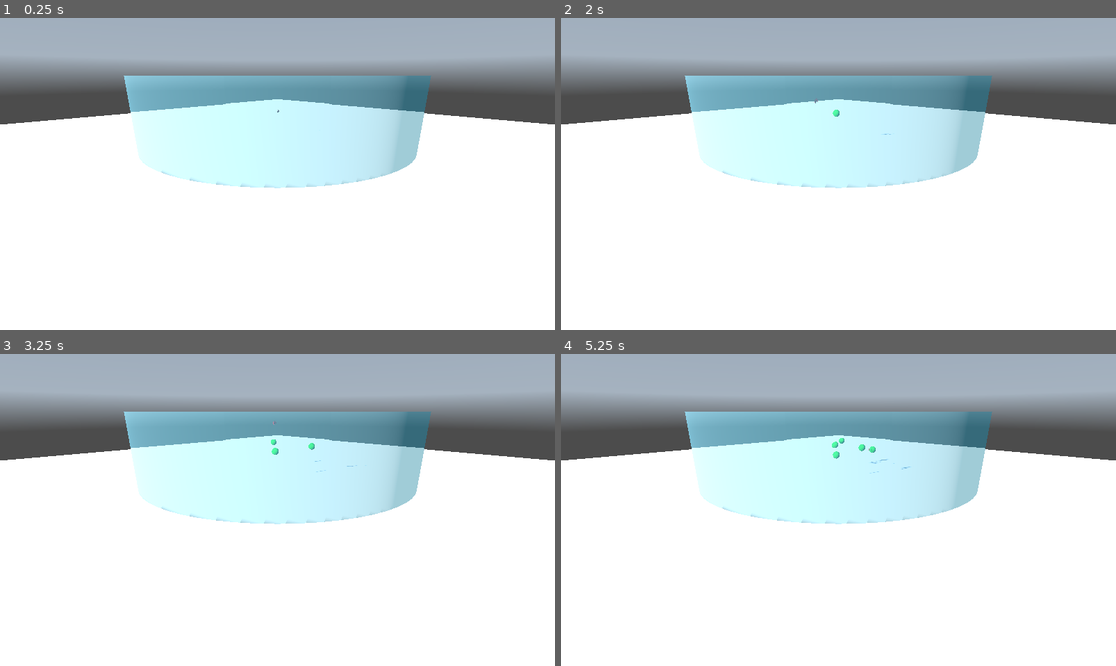
Above: before the commit, frames 1-4 (two rows, left to right).
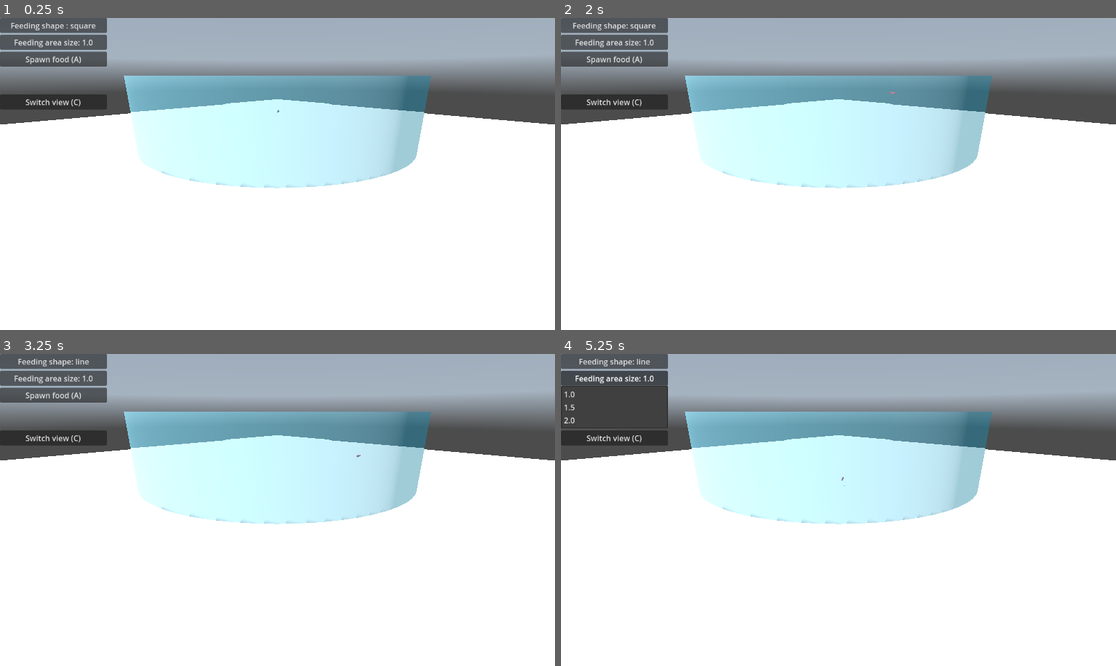
Above: after the commit, the same moments.

Repository: elegaanz/collective-behavior
Game: Godot game, scene res://Main.tscn
Two runs of this game, one before a commit and one after it. Both use one fixed random seed, a clock stepped at 60 frames per second and the inputs below. A sky picture missing from this copy of the repository is replaced by a grey-blue gradient.
Inputs (mouse positions are in pixels of both pictures, inside the frame that each line leads up to):
- Up to frame 1 (0.25 s): no input
- Up to frame 2 (2 s): click (616, 24) at 0.5 s, where only the run after the commit has a clickable "Feeding shape : square"; click (616, 42) at 1.25 s, where only the run after the commit has a clickable "Feeding area size: 1.0"
- Up to frame 3 (3.25 s): click (55, 360) at 2 s, where only the run after the commit has a clickable "Feeding shape: square"; click (55, 394) at 2.75 s, where only the run after the commit has a clickable "Spawn food (A)"
- Up to frame 4 (5.25 s): click (616, 360) at 3.5 s, where only the run after the commit has a clickable "Feeding shape: line"; click (616, 360) at 4.25 s, where only the run after the commit has a clickable "Feeding shape: line"; click (616, 378) at 5 s, where only the run after the commit has a clickable "Feeding area size: 1.0"

The runs differ from the first frame. In frame 1, 3.6% of the frame differs, in the area x 0-20%, y 0-30%; in frame 2, 3.6%; in frame 3, 3.7%; in frame 4, 5.4%, in the area x 0-64%, y 0-43%.

Commit message:
Add some UI

Diff:
--- a/Main.gd
+++ b/Main.gd
@@ -9,8 +9,11 @@
 
 # Called when the node enters the scene tree for the first time.
 func _ready():
-	pass # Replace with function body.
+	var popup: PopupMenu = get_node("HFlowContainer/ShapeMenu").get_popup()
+	popup.connect("id_pressed", _on_shape_menu)
 
+	popup = get_node("HFlowContainer/SizeMenu").get_popup()
+	popup.connect("id_pressed", _on_size_menu)
 
 # Called every frame. 'delta' is the elapsed time since the previous frame.
 func _process(_delta):
@@ -18,8 +21,8 @@
 
 const TANK_RADIUS = 2
 
-const FOOD_SPAWN_AREA_SIZE = 1.0  #size of food distribution square
-const FEEDING_SHAPE = 0
+var feed_area_size = 1.0  #size of food distribution square
+var feeding_shape = 0
 # 0 for square
 # 1 for line
 # 2 for cross
@@ -31,7 +34,7 @@
 func _input(event):
 	if event.is_action_released("spawn_food"):
 		spawn_food()
-	if event.is_action("spawn_fish"):
+	if event.is_action_released("spawn_fish"):
 		var fish = fish_scene.instantiate()
 		var rangle = randf_range(-PI, PI)
 		fish.position = Vector3(
@@ -48,7 +51,7 @@
 			top_cam.current = true
 		else:
 			cam.current = true
-	if event.is_action_pressed("save_fish"):
+	if event.is_action_released("save_fish"):
 		var school = get_tree().get_nodes_in_group("School")
 		var last_assigned_id = 0
 		for fish in school:
@@ -64,19 +67,19 @@
 
 func spawn_food():
 
-	match FEEDING_SHAPE :
+	match feeding_shape :
 	# for a squared distribution
 		0:
 			var foodCount = int(totalFishMass * FOOD_MASS_PERCENTAGE / 0.065)
 			if foodCount == 0:
 				var food = food_scene.instantiate()
-				food.position = Vector3(randf_range(-FOOD_SPAWN_AREA_SIZE / 2, FOOD_SPAWN_AREA_SIZE / 2), 0.5, randf_range(-FOOD_SPAWN_AREA_SIZE / 2, FOOD_SPAWN_AREA_SIZE / 2))
+				food.position = Vector3(randf_range(-feed_area_size / 2, feed_area_size / 2), 0.5, randf_range(-feed_area_size / 2, feed_area_size / 2))
 				add_child(food)
 				totalFishMass += food.weight
 			else :
 				for _i in range(floor(foodCount)):
 					var food = food_scene.instantiate()
-					food.position = Vector3(randf_range(-FOOD_SPAWN_AREA_SIZE / 2, FOOD_SPAWN_AREA_SIZE / 2), 0.5, randf_range(-FOOD_SPAWN_AREA_SIZE / 2, FOOD_SPAWN_AREA_SIZE / 2))
+					food.position = Vector3(randf_range(-feed_area_size / 2, feed_area_size / 2), 0.5, randf_range(-feed_area_size / 2, feed_area_size / 2))
 					add_child(food)
 					totalFishMass += food.weight
 
@@ -85,13 +88,13 @@
 			var foodCount = int(totalFishMass * FOOD_MASS_PERCENTAGE / 0.065)
 			if foodCount == 0:
 				var food = food_scene.instantiate()
-				food.position = Vector3(randf_range(-FOOD_SPAWN_AREA_SIZE / 2, FOOD_SPAWN_AREA_SIZE / 2), 0.5, 0.0)
+				food.position = Vector3(randf_range(-feed_area_size / 2, feed_area_size / 2), 0.5, 0.0)
 				add_child(food)
 				totalFishMass += food.weight
 			else :
 				for _i in range(floor(foodCount)):
 					var food = food_scene.instantiate()
-					food.position = Vector3(randf_range(-FOOD_SPAWN_AREA_SIZE / 2, FOOD_SPAWN_AREA_SIZE / 2), 0.5, 0.0)
+					food.position = Vector3(randf_range(-feed_area_size / 2, feed_area_size / 2), 0.5, 0.0)
 					add_child(food)
 					totalFishMass += food.weight
 
@@ -99,11 +102,11 @@
 		2:
 			var foodCount = int(totalFishMass * FOOD_MASS_PERCENTAGE / 0.065)
 			#generate two lines
-			var start_horizontal = Vector3(-FOOD_SPAWN_AREA_SIZE / 2, 0.5, 0.0)
-			var end_horizontal = Vector3(FOOD_SPAWN_AREA_SIZE / 2, 0.5, 0.0)
+			var start_horizontal = Vector3(-feed_area_size / 2, 0.5, 0.0)
+			var end_horizontal = Vector3(feed_area_size / 2, 0.5, 0.0)
 
-			var start_vertical = Vector3(0.0, 0.5, -FOOD_SPAWN_AREA_SIZE / 2)
-			var end_vertical = Vector3(0.0, 0.5, FOOD_SPAWN_AREA_SIZE / 2)
+			var start_vertical = Vector3(0.0, 0.5, -feed_area_size / 2)
+			var end_vertical = Vector3(0.0, 0.5, feed_area_size / 2)
 
 			if foodCount == 0:
 				var food = food_scene.instantiate()
@@ -125,20 +128,18 @@
 
 	# around the tank
 		3:
-			var OUTER_RADIUS = 2.0
-
 			var foodCount = int(totalFishMass * FOOD_MASS_PERCENTAGE / 0.065)
 			if foodCount == 0:
 				var food = food_scene.instantiate()
 				var angle = randf_range(0, 2 * PI)
-				food.position = Vector3(OUTER_RADIUS * cos(angle), 0.5, OUTER_RADIUS * sin(angle))
+				food.position = Vector3(feed_area_size * cos(angle), 0.5, feed_area_size * sin(angle))
 				add_child(food)
 				totalFishMass += food.weight
 			else :
 				for _i in range(floor(foodCount)):
 					var food = food_scene.instantiate()
 					var angle = randf_range(0, 2 * PI)
-					food.position = Vector3(OUTER_RADIUS * cos(angle), 0.5, OUTER_RADIUS * sin(angle))
+					food.position = Vector3(feed_area_size * cos(angle), 0.5, feed_area_size * sin(angle))
 					add_child(food)
 					totalFishMass += food.weight
 
@@ -156,3 +157,27 @@
 		file.store_line(line)
 	file.close()
 	print("Fish data saved successfully.")
+
+func _on_shape_menu(id):
+	name = "square"
+	if id == 1:
+		name = "line"
+	elif id == 2:
+		name = "cross"
+	elif id == 3:
+		name = "circle"
+
+	get_node("HFlowContainer/ShapeMenu").text = "Feeding shape: " + name
+	feeding_shape = id
+
+func _on_size_menu(id):
+	feed_area_size = 1.0 + (0.5 * id)
+	get_node("HFlowContainer/SizeMenu").text = "Feeding area size: " + str(feed_area_size)
+
+func _on_spawn_button_pressed():
+	spawn_food()
+
+func _on_camera_button_pressed():
+	var evt = InputEventAction.new()
+	evt.action = "switch_camera"
+	Input.parse_input_event(evt)
--- a/Main.tscn
+++ b/Main.tscn
@@ -69,3 +69,50 @@
 
 [node name="Fish" parent="." instance=ExtResource("2_7ul0k")]
 transform = Transform3D(1, 0, 0, 0, 1, 0, 0, 0, 1, 0, 0.5, 0)
+
+[node name="HFlowContainer" type="VBoxContainer" parent="."]
+offset_right = 222.0
+offset_bottom = 452.0
+
+[node name="ShapeMenu" type="MenuButton" parent="HFlowContainer"]
+layout_mode = 2
+text = "Feeding shape : square"
+flat = false
+item_count = 4
+popup/item_0/text = "Square"
+popup/item_0/id = 0
+popup/item_1/text = "Line"
+popup/item_1/id = 1
+popup/item_2/text = "Cross"
+popup/item_2/id = 2
+popup/item_3/text = "Circle"
+popup/item_3/id = 3
+
+[node name="SizeMenu" type="MenuButton" parent="HFlowContainer"]
+layout_mode = 2
+text = "Feeding area size: 1.0"
+flat = false
+item_count = 3
+popup/item_0/text = "1.0"
+popup/item_0/id = 0
+popup/item_1/text = "1.5"
+popup/item_1/id = 1
+popup/item_2/text = "2.0"
+popup/item_2/id = 2
+
+[node name="SpawnButton" type="Button" parent="HFlowContainer"]
+layout_mode = 2
+text = "Spawn food (A)"
+
+[node name="ReferenceRect" type="ReferenceRect" parent="HFlowContainer"]
+custom_minimum_size = Vector2(0, 50)
+layout_mode = 2
+border_width = 0.0
+editor_only = false
+
+[node name="CameraButton" type="Button" parent="HFlowContainer"]
+layout_mode = 2
+text = "Switch view (C)"
+
+[connection signal="pressed" from="HFlowContainer/SpawnButton" to="." method="_on_spawn_button_pressed"]
+[connection signal="pressed" from="HFlowContainer/CameraButton" to="." method="_on_camera_button_pressed"]
--- a/project.godot
+++ b/project.godot
@@ -12,7 +12,7 @@
 
 config/name="collective-behavior"
 run/main_scene="res://Main.tscn"
-config/features=PackedStringArray("4.1", "Forward Plus")
+config/features=PackedStringArray("4.2", "Forward Plus")
 config/icon="res://icon.svg"
 
 [editor]
@@ -33,7 +33,6 @@
 spawn_food={
 "deadzone": 0.5,
 "events": [Object(InputEventKey,"resource_local_to_scene":false,"resource_name":"","device":0,"window_id":0,"alt_pressed":false,"shift_pressed":false,"ctrl_pressed":false,"meta_pressed":false,"pressed":false,"keycode":65,"physical_keycode":0,"key_label":0,"unicode":0,"echo":false,"script":null)
-, Object(InputEventMouseButton,"resource_local_to_scene":false,"resource_name":"","device":-1,"window_id":0,"alt_pressed":false,"shift_pressed":false,"ctrl_pressed":false,"meta_pressed":false,"button_mask":0,"position":Vector2(0, 0),"global_position":Vector2(0, 0),"factor":1.0,"button_index":1,"canceled":false,"pressed":false,"double_click":false,"script":null)
 ]
 }
 spawn_fish={
